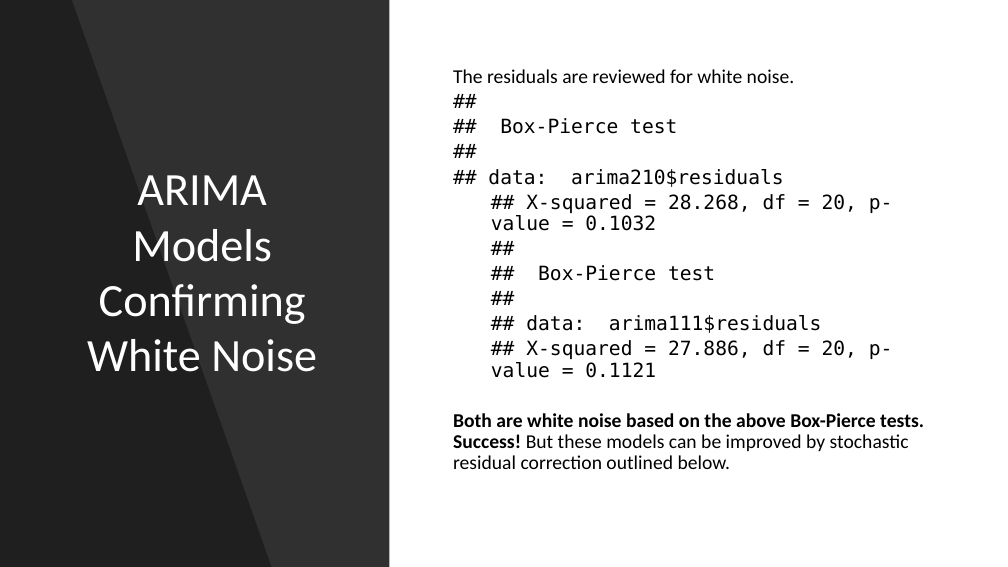
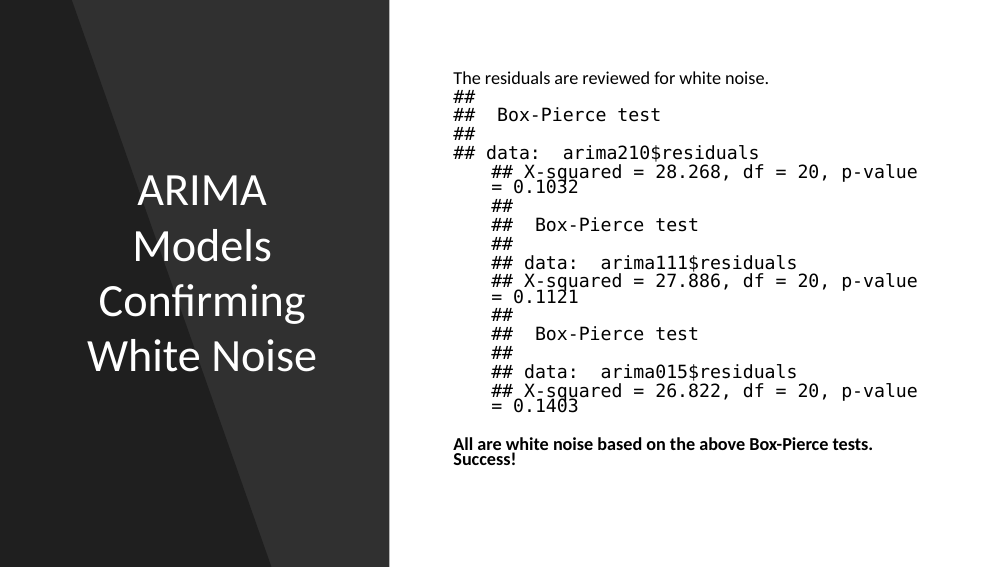
Before and after one commit to npthomas208/DS809-time-series, a slide deck: slide 47 of DS809ProjectPresentation v2.pptm (slide 53 before the commit). Drawn at 1008x567 pixels with LibreOffice and Linux fonts; fonts in the diff are those of the drawing. Boxes give left, top, right and bottom in pixels: in the first picture for what was removed or moved away, otherwise in the second. Text is boxed around its words. In the diff, an @@ line names an element or a change of style, - is before the commit and + after.

```diff
--- a/DS809ProjectPresentation v2.pptm
+++ b/DS809ProjectPresentation v2.pptm
@@ text at [453, 71, 918, 304]: size 14 to 12.9 pt in "The residuals are reviewed for white noise.", "## ## Box-Pierce test ## ## data: ...", "## ## Box-Pierce test ## ## data: ..."; line spacing 0.9 to 0.7 @@
@@ text at [453, 326, 918, 465]: text changed; size 14 to 12.9 pt; font Calibri to DejaVu Sans Mono @@
-Both are white noise based on the above Box-Pierce tests. Success! But these models can be improved by stochastic residual correction outlined below.
+##
+## Box-Pierce test
+##
+## data: arima015$residuals
+## X-squared = 26.822, df = 20, p-value = 0.1403
+All are white noise based on the above Box-Pierce tests. Success!
```
Also in this commit, not shown: 40 other slides changed, 2 slides added, 8 slides removed, 8 other files.
